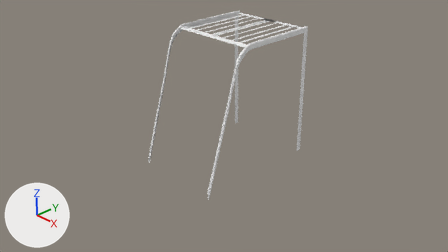
An edit to the Blender file Models/Vehicles/Land/Forklift/Hyundai70ds.blend, drawn before and after from the same camera.
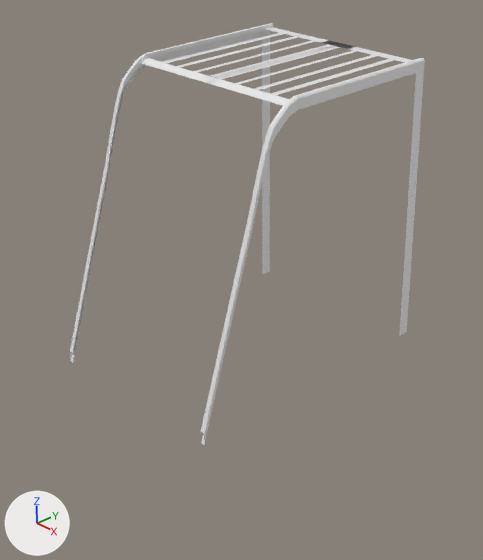
Each version is shown from the file's camera 'Camera', then close up on the part from 26% to 75% of the width and 0% to 100% of the height. The axes (+X, +Y, +Z) are drawn at lower left. The lights are the same throughout.

Names of what the first close-up shows: 'OverheadGuard'.
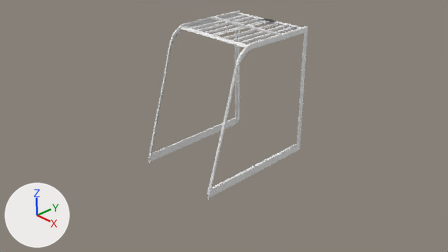
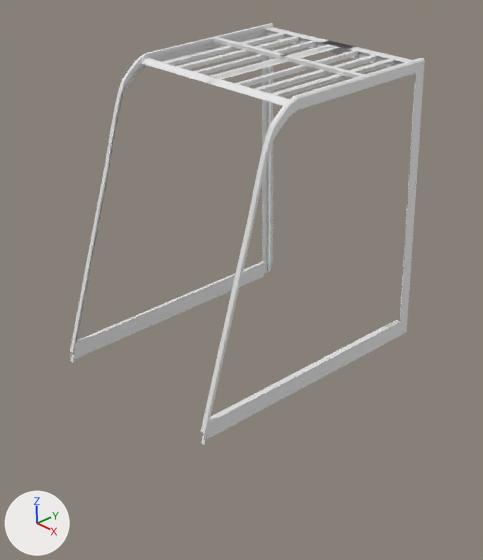
What differs and where, as boxes [x1, y1, x2, y2] in the close-ups (483 x 560 px):
part 1 of me_plane_001, built on
    before: [146, 25, 424, 336]
    after: [74, 25, 424, 439]

Diff of the bpy script that builds the scene:
```diff
--- a/Models/Vehicles/Land/Forklift/Hyundai70ds.blend.py
+++ b/Models/Vehicles/Land/Forklift/Hyundai70ds.blend.py
@@ me_plane_001 @@
 # used by ob_overheadguard; parent = ob_hyundai70ds; location = (-0.0218, 1.961, 2.469); scale = (0.189, 0.0624, 1.0)
-me_plane_001.from_pydata(...)  # 170 vertices, 117 faces; spans x -1.0..5.7, y -47.0..1.0, z -3.1..0.0
+me_plane_001.from_pydata(...)  # 254 vertices, 179 faces; spans x -1.2..5.7, y -47.0..1.3, z -3.1..0.0
+# me_plane_001 part 1
+# 3 faces are deleted
+# 69 vertices are added at x -1.2..5.7, y -46.8..1.3, z -3.0..0.0
+# 9 new vertices lie (0.1, -2.1, 0.0) away from vertices in x -1.2..5.2, y 1.3, z -0.1
+# 6 new vertices lie (0.4, 0.0, 0.0) away from vertices in x 2.7..4.0, y -27.7..1.3, z -0.1..0.0
+# 65 new faces join them
```
